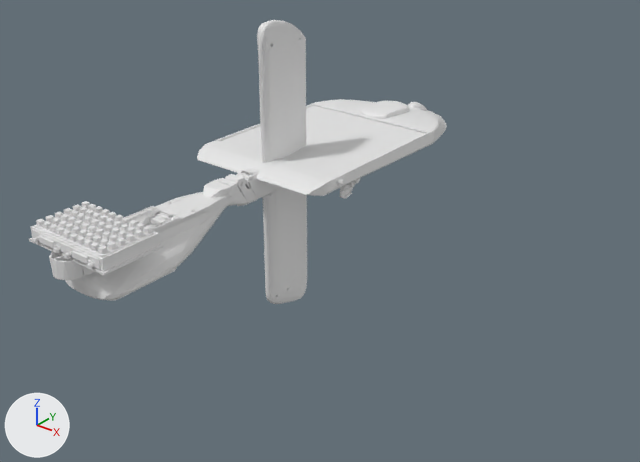
Two versions of the glTF model tools/atlas-parts.glb, one commit apart.
Rendered twice from a 50 mm camera at (0.907, -0.649, 0.539) aimed at (0.14, 0.309, -0.055). The axes (+X, +Y, +Z) are drawn at lower left. The lights are the same throughout. The first picture is the older version. Where no turn or scale is listed for an object, it has been applied to the vertices.

Before the edit, the objects in view are built like this:
```python
me_atne__grey = bpy.data.meshes.new('atne__grey')
me_atne__grey.from_pydata(...)  # 22797 vertices, 46263 faces; spans x -0.055..0.055, y -0.258..0.258, z -0.258..0.258
me_mod__grey = bpy.data.meshes.new('mod__grey')
me_mod__grey.from_pydata(...)  # 800 vertices, 1304 faces; spans x -0.079..0.079, y -0.054..0.054, z -0.015..0.015
me_starlink__grey = bpy.data.meshes.new('starlink__grey')
me_starlink__grey.from_pydata(...)  # 27619 vertices, 55371 faces; spans x -0.142..0.142, y -0.276..0.276, z -0.041..0.041
ob_atne__grey = bpy.data.objects.new('atne__grey', me_atne__grey)
ob_atne__grey.location = (0.0, 0.19, -0.021)
ob_mod__grey = bpy.data.objects.new('mod__grey', me_mod__grey)
ob_mod__grey.location = (0.0, -0.003, 0.015)
ob_starlink__grey = bpy.data.objects.new('starlink__grey', me_starlink__grey)
ob_starlink__grey.location = (0.0, 0.581, -0.018)
```
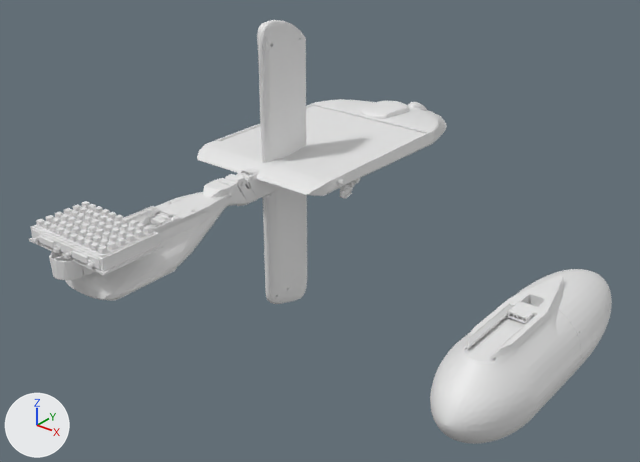
Boxes (x1, y1, x2, y2) around the edits, measured in the pictures (640 x 462 px):
'asi-snitch__grey', added: after (430, 269, 612, 444)

Patch to the scene script:
```diff
--- a/tools/atlas-parts.glb.py
+++ b/tools/atlas-parts.glb.py
@@ me_asi_snitch__grey @@
+me_asi_snitch__grey.from_pydata(...)  # 3504 vertices, 7072 faces; spans x -0.062..0.062, y -0.212..0.212, z -0.066..0.066
@@ ob_asi_snitch__grey @@
+ob_asi_snitch__grey = bpy.data.objects.new('asi-snitch__grey', me_asi_snitch__grey)
+ob_asi_snitch__grey.location = (0.52, 0.271, -0.081)
```
